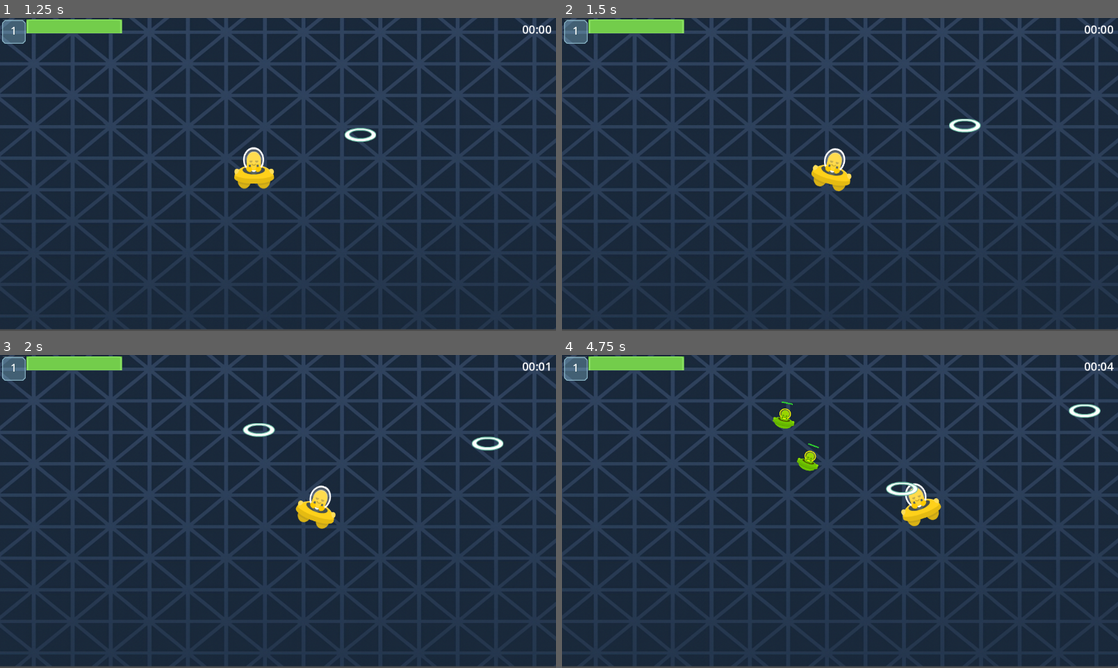
Above: before the commit, frames 1-4 (two rows, left to right).
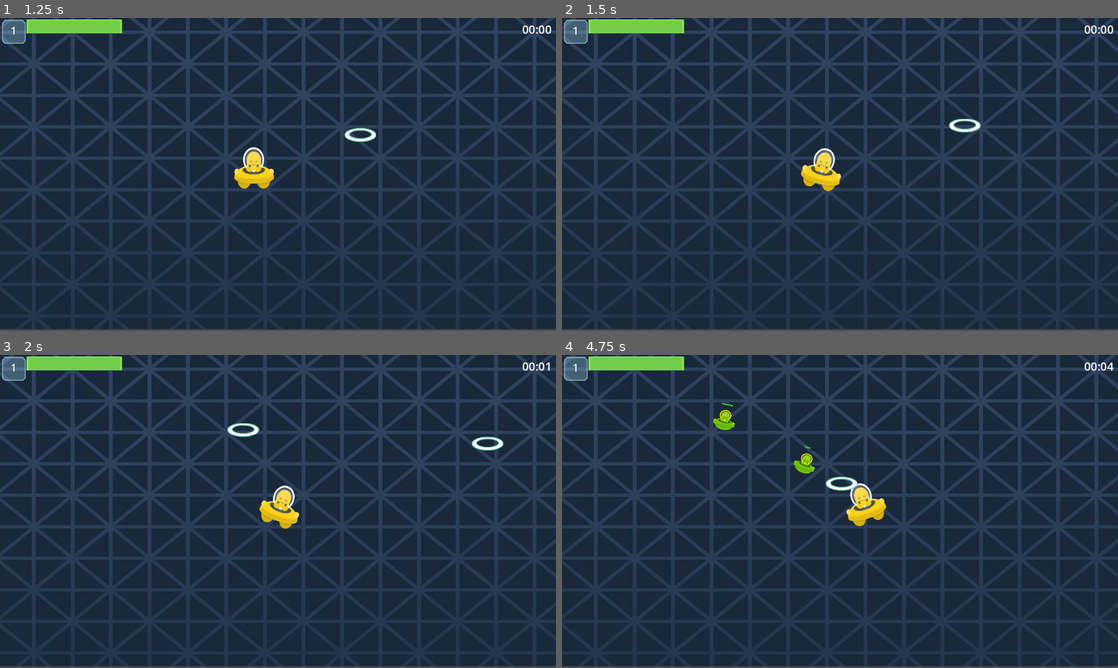
Above: after the commit, the same moments.

Repository: Ahmet-CSS/Spaceship-Game
Game: Godot game, scene res://Scenes/title_screen.tscn
Same seed, same stepped clock (60 frames per second), same inputs: the game is played once before the commit and once after it.
Inputs:
- Up to frame 1 (1.25 s): click "Start Game" at 0.5 s
- Up to frame 2 (1.5 s): hold D (right) from 1.28 s (still down)
- Up to frame 3 (2 s): keep holding D (right)
- Up to frame 4 (4.75 s): release D (right) at 2.03 s; hold S (down) 2.03-2.78 s; hold D (right) 2.78-3.53 s; hold W (up) 3.53-4.28 s; hold A (left) from 4.28 s (still down)

Frame 1 is identical in both runs. In frame 2, 0.8% of the frame differs, in the area x 43-53%, y 41-56%; in frame 3, 1.5%; in frame 4, 2.2%, in the area x 27-97%, y 14-55%.

Commit message:
balanced the game, based on the game target is to survive 5 mins now

Diff:
--- a/survivor/Enemy/enemy.gd
+++ b/survivor/Enemy/enemy.gd
@@ -3,25 +3,29 @@
 
 extends Area2D
 
-@export var move_speed: float = 50
+@export var move_speed: float = 100
 var tilt_angle := 0.0
 
 # Base enemy health and health growth interval
-@export var base_health: int = 1
-@export var health_interval_sec: int = 30
+@export var base_health: int = 2
+@export var health_interval_sec: int = 40
 var max_health: int = 1
 var health: int = 1
 
 # XP drop settings
 @export var xp_pickup_scene: PackedScene
-@export var xp_drop_chance: float = 0.6
+@export var xp_drop_chance: float = 0.7
 #@export var xp_min: int = 1
 #@export var xp_max: int = 2
 
 # attack settings
 @export var attack_range: float = 60.0
 @export var attack_interval: float = 0.5
-@export var attack_damage: int = 5
+@export var attack_damage: int = 3
+
+@export var late_attack_time_sec: float = 240.0
+@export var late_attack_damage: int = 6
+
 var _attack_cd: float = 0.0
 var _player: Player
 
@@ -53,7 +57,15 @@
 		# if in range check cooldown, deal damage when ready
 		_attack_cd -= delta
 		if _attack_cd <= 0.0:
-			_player.take_damage(attack_damage)
+			var dmg := attack_damage
+			var game := get_tree().current_scene
+			if game and "elapsed_time" in game and game.elapsed_time >= late_attack_time_sec:
+				dmg = late_attack_damage
+			_player.take_damage(dmg)
+
+			if _player.stats and _player.stats.thorns > 0:
+				apply_damage(_player.stats.thorns)
+
 			_attack_cd = attack_interval
 
 	# Tilt based on movement direction
--- a/survivor/Player/player.gd
+++ b/survivor/Player/player.gd
@@ -3,7 +3,7 @@
 
 extends CharacterBody2D	# indicates the type of Node this script is attached to
 
-@export var base_speed: float = 220.0	# A speed variable that determines how many pixels the object should move per second
+@export var base_speed: float = 100.0	# A speed variable that determines how many pixels the object should move per second
 # @export allows this variable to be configured in the inspector, instead of needing to hardcode value in script
 
 # this method is called each time a step in the physics simulation is calculated
@@ -79,7 +79,7 @@
 	var input_dir = Input.get_vector("left","right","up","down")
 	var spd := base_speed
 	if stats != null:
-		spd = stats.base_speed * stats.move_speed_mul
+		spd = stats.base_speed
 	velocity = input_dir * spd
 	if input_dir.length() > 0.01:
 		if !_moving:
@@ -101,6 +101,7 @@
 		else:
 			dir = _random_dir()
 		_shoot(dir, target)
+
 		var interval := fire_interval
 		if stats != null:
 			interval = fire_interval / stats.fire_rate_mul
--- a/survivor/Resources/PlayerStats.gd
+++ b/survivor/Resources/PlayerStats.gd
@@ -6,24 +6,37 @@
 signal level_up_ready(options: Array)
 
 var xp: int = 0
-var max_hp: int = 100
+var max_hp: int = 80
 var hp: int = max_hp
 
-var base_speed: float = 220.0
+var base_speed: float = 100.0
 var base_bullet_damage: int = 1
 
+var upgrade_count: int = 0
+var archetype: String = ""
+var shooter_picks: int = 0
+var thorns_picks: int = 0
+var move_speed_upgrades: int = 0
+var regen_upgrades: int = 0
+var thorns_upgrades: int = 0
+
 var bullet_speed_mul: float = 1.0
-var move_speed_mul: float = 1.0
+#var move_speed_mul: float = 1.0
 var damage_plus: int = 0
 var fire_rate_mul: float = 1.0
 var hp_regen_per_sec: float = 0.0
 var _regen_accum: float = 0.0
+var thorns: int = 0
+
+const MAX_MOVE_SPEED: float = 130.0
+const MAX_REGEN_PER_SEC: float = 4.0
+const MAX_THORNS: int = 4
 
 @export var xp_base: int = 5
-@export var xp_growth: float = 1.25
+@export var xp_growth: float = 1.20
 var xp_to_next: int = xp_base
 
-const UpgradeDataScript := preload("res://Resources/UpgradeData.gd")
+const UpgradeDataScript = preload("res://Resources/UpgradeData.gd")
 var upgrade_data = UpgradeDataScript.new()
 
 func _xp_required_for(lvl: int) -> int:
@@ -56,7 +69,7 @@
 	cal_xp_needed()
 
 func _roll_options() -> Array:
-	return upgrade_data.roll_options()
+	return upgrade_data.roll_options(self)
 
 func init_from_player(p: Player) -> void:
 	base_speed = p.base_speed
@@ -65,19 +78,16 @@
 	emit_signal("stats_changed")
 
 func add_xp(amount: int) -> void:
-	print("[XP] add_xp called, amount=", amount, "  curr_xp=", xp)
 	var before := level()
 	xp += amount
 	var after := level()
 	for i in range(after - before):
-		print("[LVL-UP] emit level_up_ready")
 		emit_signal("level_up_ready", _roll_options())
 	xp_to_next = _xp_required_for(after)
 	emit_signal("stats_changed")
 
 func take_damage(amount: int) -> void:
 	hp = max(0, hp - amount)
-	#print("[HP] now =", hp)
 	emit_signal("stats_changed")
 
 func update(delta: float) -> void:
@@ -88,26 +98,66 @@
 
 	_regen_accum += hp_regen_per_sec * delta
 	if _regen_accum >= 1.0:
-		var gain := int(_regen_accum)
+		var gain: int = int(_regen_accum)
 		_regen_accum -= gain
 		var new_hp: int = min(max_hp, hp + gain)
 		if new_hp != hp:
 			hp = new_hp
 			emit_signal("stats_changed")
 
+func get_archetype() -> String:
+	return archetype
+
+func get_upgrade_count() -> int:
+	return upgrade_count
+
+func is_ahead_of_curve() -> bool:
+	var offense: float = (base_bullet_damage + damage_plus) * fire_rate_mul
+	var defense: float = float(max_hp) / 50.0 + hp_regen_per_sec + float(thorns)
+	var score: float = offense + defense
+	var expected: float = float(level()) * 3.0
+	return score > expected
+
 func apply_upgrade(key: String) -> void:
 	match key:
 		"bullet_speed":
-			bullet_speed_mul *= 1.15
+			bullet_speed_mul *= 1.2
+			fire_rate_mul *= 1.3
+			shooter_picks += 1
+
 		"damage":
 			damage_plus += 1
+			shooter_picks += 1
+
+		"max_hp":
+			max_hp += 20
+			hp = min(hp + 20, max_hp)
+			thorns_picks += 1
+
+		"regen":
+			hp_regen_per_sec = min(MAX_REGEN_PER_SEC, hp_regen_per_sec + 1.0)
+			thorns_picks += 1
+			regen_upgrades += 1
+
+		"thorns":
+			if thorns < MAX_THORNS:
+				if thorns_upgrades == 0:
+					thorns += 2
+				else:
+					thorns = min(MAX_THORNS, thorns + 1)
+			thorns_picks += 1
+			thorns_upgrades += 1
+
+
 		"move_speed":
-			move_speed_mul *= 1.10
-		"max_hp":
-			max_hp += 10
-			hp = min(hp + 10, max_hp)
-		"fire_rate":
-			fire_rate_mul *= 1.20
-		"regen":
-			hp_regen_per_sec += 1.0
+			base_speed = min(MAX_MOVE_SPEED, base_speed + 10.0)
+			move_speed_upgrades += 1
+
+	if archetype == "":
+		if shooter_picks >= 2:
+			archetype = "shooter"
+		elif thorns_picks >= 2:
+			archetype = "thorns"
+
+	upgrade_count += 1
 	emit_signal("stats_changed")
--- a/survivor/Resources/UpgradeData.gd
+++ b/survivor/Resources/UpgradeData.gd
@@ -2,28 +2,149 @@
 extends RefCounted
 class_name UpgradeData
 
-const UPGRADE_KEYS := ["bullet_speed", "damage", "move_speed", "max_hp", "fire_rate", "regen", ]
+const SHOOTER_KEYS = ["bullet_speed", "damage"]
+const THORNS_KEYS  = ["max_hp", "regen", "thorns"]
+const NEUTRAL_KEYS = ["move_speed"]
 
-func roll_options() -> Array:
-	var bag := UPGRADE_KEYS.duplicate()
-	bag.shuffle()
-	return [
-		build_opt(bag[0]),
-		build_opt(bag[1])
-	]
+const UPGRADE_KEYS: Array[String] = SHOOTER_KEYS + THORNS_KEYS + NEUTRAL_KEYS
+
+# 这里的数字要和 PlayerStatus 里的常量保持一致
+const MAX_REGEN_PER_SEC: float = 4.0
+const MAX_MOVE_SPEED: float = 130.0
+const MAX_THORNS: int = 4
+
+
+func _is_key_effective(stats: PlayerStatus, key: String) -> bool:
+	match key:
+		"regen":
+			return stats.hp_regen_per_sec < MAX_REGEN_PER_SEC
+		"thorns":
+			return stats.thorns < MAX_THORNS
+		"move_speed":
+			return stats.base_speed < MAX_MOVE_SPEED
+		_:
+			# 子弹速度、伤害、血量这些目前都没有上限，永远有效
+			return true
+
+
+func _effective_keys(stats: PlayerStatus, pool: Array) -> Array:
+	var result: Array = []
+	for k in pool:
+		if _is_key_effective(stats, k):
+			result.append(k)
+	return result
+
+
+func _random_effective_from_pool(stats: PlayerStatus, pool: Array, exclude: Array) -> String:
+	var candidates: Array = []
+	for k in pool:
+		if not exclude.has(k) and _is_key_effective(stats, k):
+			candidates.append(k)
+	if candidates.is_empty():
+		# 实在没货，只能退回“随便给一个”
+		return _random_key_from_pool(pool, exclude)
+	return candidates[randi() % candidates.size()]
+
+
+func roll_options(stats: PlayerStatus) -> Array:
+	var arch: String = stats.get_archetype()
+	var count: int = stats.get_upgrade_count()
+
+	# ---------- 第 1、2 次升级：强制一射击一反伤 ----------
+	if arch == "" and count < 2:
+		var shooter_pool = _effective_keys(stats, SHOOTER_KEYS)
+		if shooter_pool.is_empty():
+			shooter_pool = SHOOTER_KEYS
+
+		var thorns_pool = _effective_keys(stats, THORNS_KEYS)
+		if thorns_pool.is_empty():
+			thorns_pool = THORNS_KEYS
+
+		var k1: String = shooter_pool[randi() % shooter_pool.size()]
+		var k2: String = thorns_pool[randi() % thorns_pool.size()]
+		var opts: Array = [build_opt(k1), build_opt(k2)]
+		if randi() % 2 == 0:
+			opts.reverse()
+		return opts
+
+	# ---------- 射击流：第 3 次一定给一次移速（但必须还有效） ----------
+	if arch == "shooter" and count == 2 and stats.move_speed_upgrades == 0 and _is_key_effective(stats, "move_speed"):
+		var other_key: String = _random_effective_from_pool(stats, UPGRADE_KEYS, ["move_speed"])
+		return [build_opt("move_speed"), build_opt(other_key)]
+
+	# ---------- 反伤流：第 3 次保证回血 / 反伤核心技能（前提是还没点过而且有效） ----------
+	if arch == "thorns":
+		var need_regen: bool = stats.regen_upgrades == 0 and _is_key_effective(stats, "regen")
+		var need_thorns: bool = stats.thorns_upgrades == 0 and _is_key_effective(stats, "thorns")
+
+		if count == 2 and need_regen and need_thorns:
+			var pair: Array = [build_opt("regen"), build_opt("thorns")]
+			if randi() % 2 == 0:
+				pair.reverse()
+			return pair
+
+		if (count == 2 or count == 3):
+			if need_regen and not need_thorns:
+				var other: String = _random_effective_from_pool(stats, UPGRADE_KEYS, ["regen"])
+				return [build_opt("regen"), build_opt(other)]
+			if need_thorns and not need_regen:
+				var other2: String = _random_effective_from_pool(stats, UPGRADE_KEYS, ["thorns"])
+				return [build_opt("thorns"), build_opt(other2)]
+
+	# ---------- 后期：根据强弱给当前流派 / 另一流派，并混入移速 + 过滤无效 ----------
+	var prefer_other: bool = stats.is_ahead_of_curve()
+
+	var pool: Array = []
+	if arch == "shooter":
+		if prefer_other:
+			pool = THORNS_KEYS.duplicate()
+		else:
+			pool = SHOOTER_KEYS.duplicate()
+	elif arch == "thorns":
+		if prefer_other:
+			pool = SHOOTER_KEYS.duplicate()
+		else:
+			pool = THORNS_KEYS.duplicate()
+	else:
+		pool = UPGRADE_KEYS.duplicate()
+
+	# 无论是什么流派，都把中立技能（比如移速）混进去
+	for k in NEUTRAL_KEYS:
+		if not pool.has(k):
+			pool.append(k)
+
+	var eff_pool: Array = _effective_keys(stats, pool)
+	if eff_pool.is_empty():
+		eff_pool = pool
+
+	eff_pool.shuffle()
+	if eff_pool.size() == 1:
+		return [build_opt(eff_pool[0]), build_opt(eff_pool[0])]
+	return [build_opt(eff_pool[0]), build_opt(eff_pool[1])]
+
+
+func _random_key_from_pool(pool: Array, exclude: Array) -> String:
+	var candidates: Array = []
+	for k in pool:
+		if not exclude.has(k):
+			candidates.append(k)
+	if candidates.is_empty():
+		return pool[randi() % pool.size()]
+	return candidates[randi() % candidates.size()]
+
 
 func build_opt(key: String) -> Dictionary:
 	match key:
 		"bullet_speed":
-			return {"key": key, "title": "Bullet Speed", "desc": "Increase bullet speed"}
+			return {"key": key, "title": "Bullet Speed", "desc": "Increase bullet speed and fire rate"}
 		"damage":
 			return {"key": key, "title": "Damage", "desc": "Increase bullet damage"}
 		"move_speed":
 			return {"key": key, "title": "Move Speed", "desc": "Increase movement speed"}
 		"max_hp":
 			return {"key": key, "title": "Max Health", "desc": "Increase maximum health"}
-		"fire_rate":
-			return {"key": key, "title": "Fire Rate", "desc": "Shoot more often"}
 		"regen":
 			return {"key": key, "title": "HP Regeneration", "desc": "Regenerate health over time"}
+		"thorns":
+			return {"key": key, "title": "Thorns", "desc": "Deal damage back when hit"}
 	return {"key": key, "title": key, "desc": ""}
--- a/survivor/UI/detail_status_ui.gd
+++ b/survivor/UI/detail_status_ui.gd
@@ -23,10 +23,11 @@
 	lines.append("Bullet Speed Multiplier: %.1f" % stats.bullet_speed_mul)
 	lines.append("Damage: %d" % (stats.base_bullet_damage + stats.damage_plus))
 
-	var move_speed: float = stats.base_speed * stats.move_speed_mul
+	var move_speed: float = stats.base_speed
 	lines.append("Movement Speed: %.1f" % move_speed)
 
 	lines.append("Fire Rate Multiplier: %.2f" % stats.fire_rate_mul)
 	lines.append("HP Regen: %.1f / s" % stats.hp_regen_per_sec)
+	lines.append("Thorns: %d" % stats.thorns)
 
 	body.text = "\n".join(lines)
